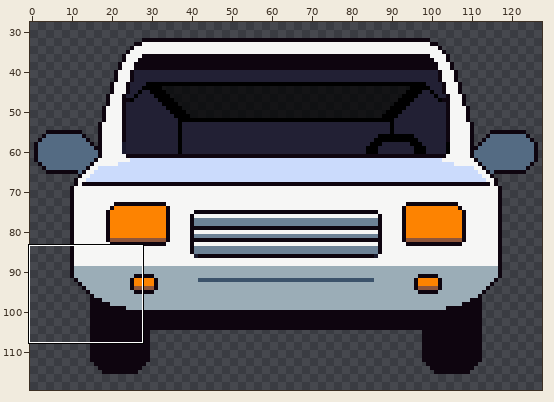
Pixel-art file, stored at Assets/Sprites/Level/White_Car.aseprite. Above, an overview of the earlier version with the close-up marked.
Close-up. Before the edit:
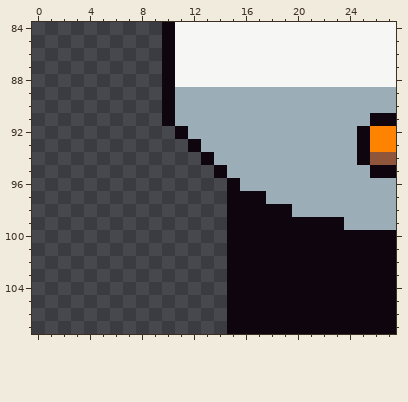
128x128 pixels, 1 frame. Shown: x 0..27, y 84..107. The wide view leaves out empty margins.
Now the later version:
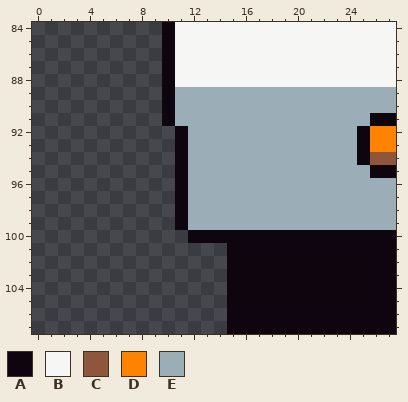
Palette (. is transparent): A #0e050f  B #f6f6f5  C #8f563b  D #fd8301  E #9badb7
Edits made:
{"where": "layer \"56975607\""}
{"y":93,"x":11,"old":".A","new":"AE"}
{"y":94,"x":11,"old":"..A","new":"AEE"}
{"y":95,"x":11,"old":"...A","new":"AEEE"}
{"y":96,"x":11,"old":"....A","new":"AEEEE"}
{"y":97,"x":11,"old":"....AAA","new":"AEEEEEE"}
{"y":98,"x":11,"old":"....AAAAA","new":"AEEEEEEEE"}
{"y":99,"x":11,"old":"....AAAAAAAAA","new":"AEEEEEEEEEEEE"}
{"y":100,"x":12,"old":"...","new":"AAA"}
{"label":"changed","picture_box":[175,139,344,243]}
